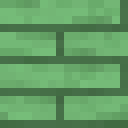
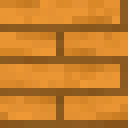
Before/after of a (128, 128) layered artwork. What changed in the layer stack:
added layer "Honey" above "Poisonous" over bbox(0, 0, 128, 128)
